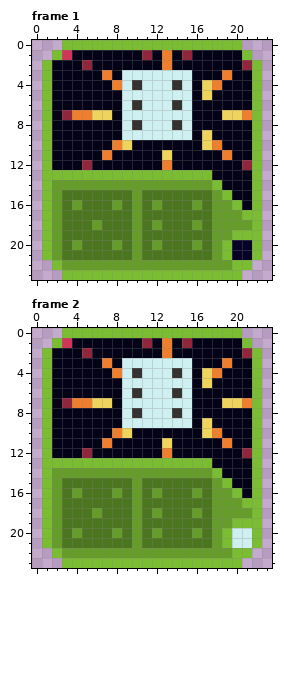
Two versions of one pixel-art file, Art/Textures/Tiles/GreenTiles/chaos_explosion.aseprite. Above is the file before it was changed.
24x24 pixels, 2 frames. Shown: frame 1, frame 2.
New version:
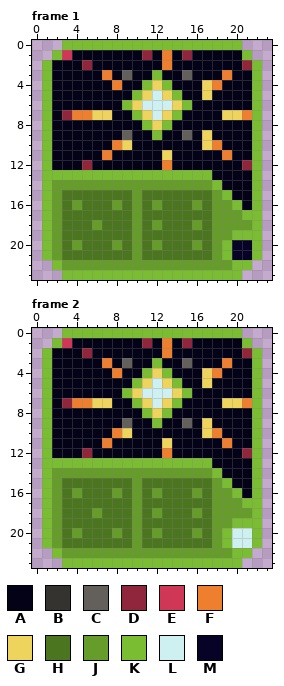
Palette (. is transparent): A #040217  B #343330  C #63605c  D #90263c  E #d03656  F #ee7f2f  G #eed35d  H #4c7520  J #659c2a  K #7abd33  L #cef0f1  M #070326
Edits made:
Frame 1:
y 3: x 9..15 LLLLLLL -> CAAKAAC
y 4: x 9..15 LBLLLBL -> AAKGKAA
y 5: x 9..11 LLL -> AKG; x 13..15 LLL -> GKA
y 6: x 9..10 LB -> KG; x 14..15 BL -> GK
y 7: x 9..11 LLL -> AKG; x 13..15 LLL -> GKA
y 8: x 9..15 LBLLLBL -> AAKGKAA
y 9: x 9..15 LLLLLLL -> CAAKAAC
Frame 2: the same change as frame 1
Pixel boxes of the changes (left, top, right, bottom) in both pictures:
changed: (122, 70, 192, 140)
changed: (122, 358, 192, 428)
